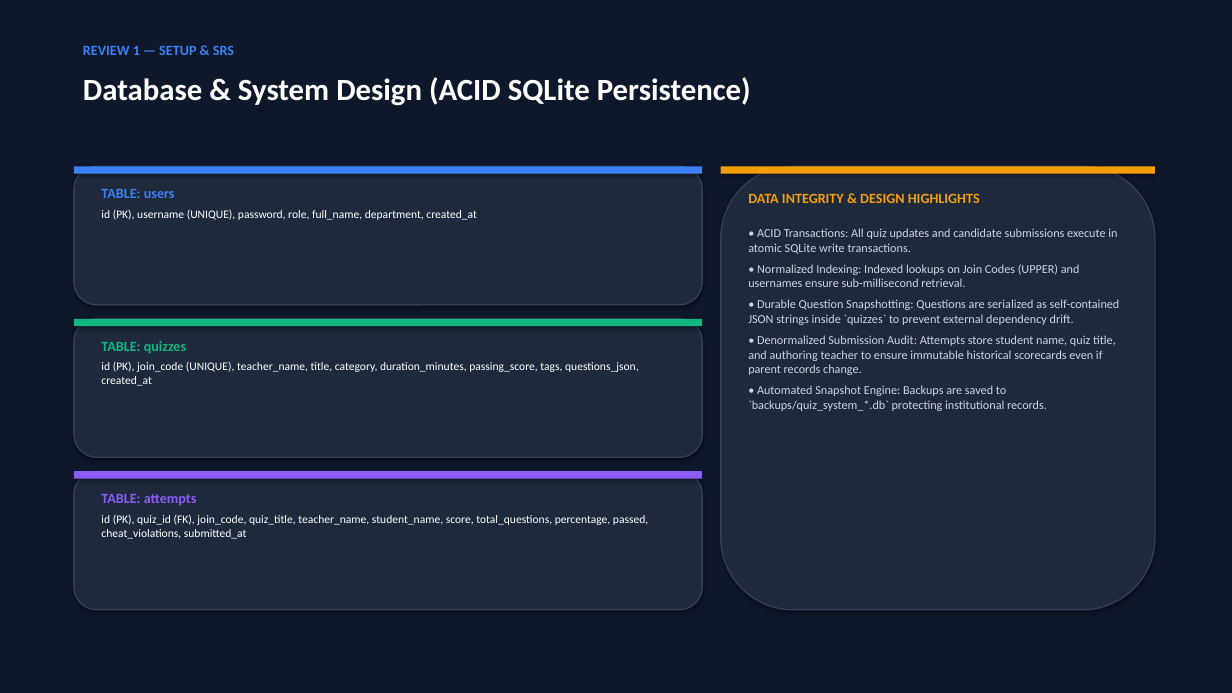
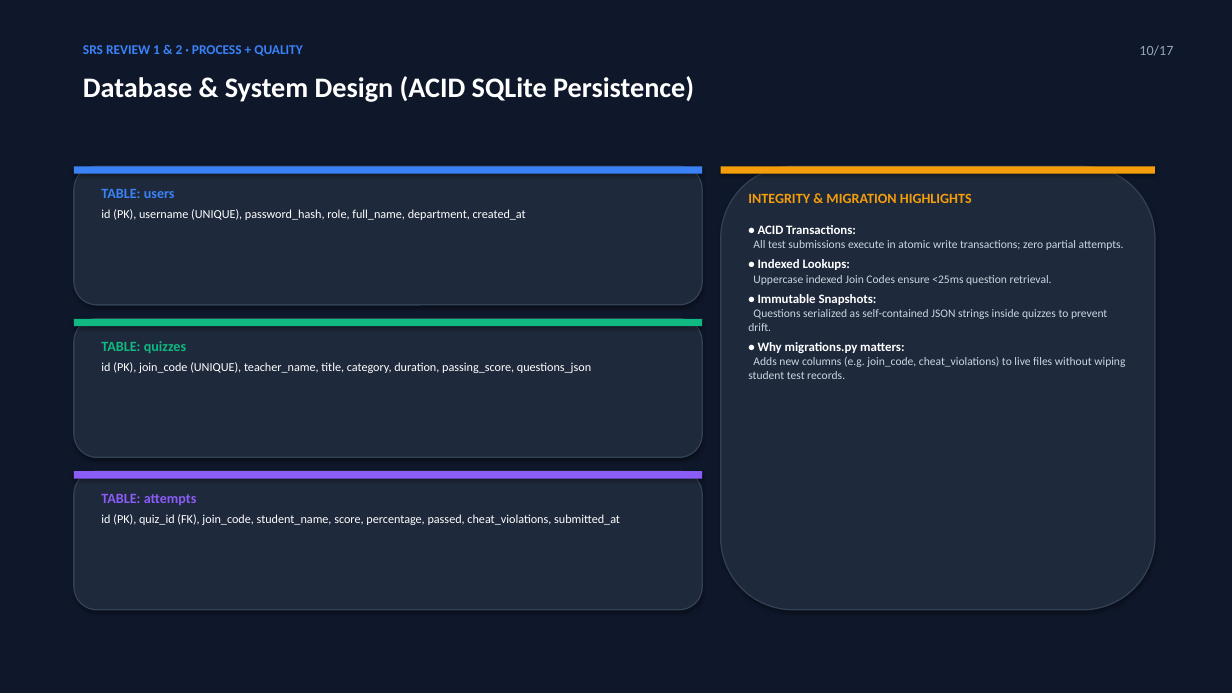
Before and after one commit to Vanshika071417/Online_Quiz_System, a slide deck: slide 10 of QuizSphere_Review_1_Presentation.pptx. Drawn at 1232x693 pixels with LibreOffice and Linux fonts; fonts in the diff are those of the drawing. Boxes give left, top, right and bottom in pixels: in the first picture for what was removed or moved away, otherwise in the second. Text is boxed around its words. In the diff, an @@ line names an element or a change of style, - is before the commit and + after.

Commit message:
docs: streamline presentation to compact 17 slides covering all Review 1 and 2 topics

```diff
--- a/QuizSphere_Review_1_Presentation.pptx
+++ b/QuizSphere_Review_1_Presentation.pptx
@@ text at [83,45,302,56]: text changed; size 11 to 10.5 pt @@
-REVIEW 1 — SETUP & SRS
+SRS REVIEW 1 & 2 · PROCESS + QUALITY
@@ text added at [1139,45,1173,55], 11 pt, text #94A3B8 @@
+10/17
@@ text "Database & System Design (ACID ..." at [83,76,694,102]: size 24 to 22 pt @@
@@ text at [101,209,526,220]: text changed; size 9 to 9.5 pt @@
-id (PK), username (UNIQUE), password, role, full_name, department, created_at
+id (PK), username (UNIQUE), password_hash, role, full_name, department, created_at
@@ text at [748,193,1125,379]: text changed; size 9.5 to 9 pt @@
-DATA INTEGRITY & DESIGN HIGHLIGHTS
-• ACID Transactions: All quiz updates and candidate submissions execute in atomic SQLite write transactions.
-• Normalized Indexing: Indexed lookups on Join Codes (UPPER) and usernames ensure sub-millisecond retrieval.
-• Durable Question Snapshotting: Questions are serialized as self-contained JSON strings inside `quizzes` to prevent external dependency drift.
-• Denormalized Submission Audit: Attempts store student name, quiz title, and authoring teacher to ensure immutable historical scorecards even if parent records change.
-• Automated Snapshot Engine: Backups are saved to `backups/quiz_system_*.db` protecting institutional records.
+INTEGRITY & MIGRATION HIGHLIGHTS
+• ACID Transactions:
+All test submissions execute in atomic write transactions; zero partial attempts.
+• Indexed Lookups:
+Uppercase indexed Join Codes ensure <25ms question retrieval.
+• Immutable Snapshots:
+Questions serialized as self-contained JSON strings inside quizzes to prevent drift.
+• Why migrations.py matters:
+Adds new columns (e.g. join_code, cheat_violations) to live files without wiping student test records.
@@ text at [101,362,591,373]: text changed; size 9 to 9.5 pt @@
-id (PK), join_code (UNIQUE), teacher_name, title, category, duration_minutes, passing_score, tags, questions_json, created_at
+id (PK), join_code (UNIQUE), teacher_name, title, category, duration, passing_score, questions_json
@@ text at [101,514,620,525]: text changed; size 9 to 9.5 pt @@
-id (PK), quiz_id (FK), join_code, quiz_title, teacher_name, student_name, score, total_questions, percentage, passed, cheat_violations, submitted_at
+id (PK), quiz_id (FK), join_code, student_name, score, percentage, passed, cheat_violations, submitted_at
```
Also in this commit, not shown: 7 other slides changed, 9 slides added, 6 slides removed, 4 other files.
